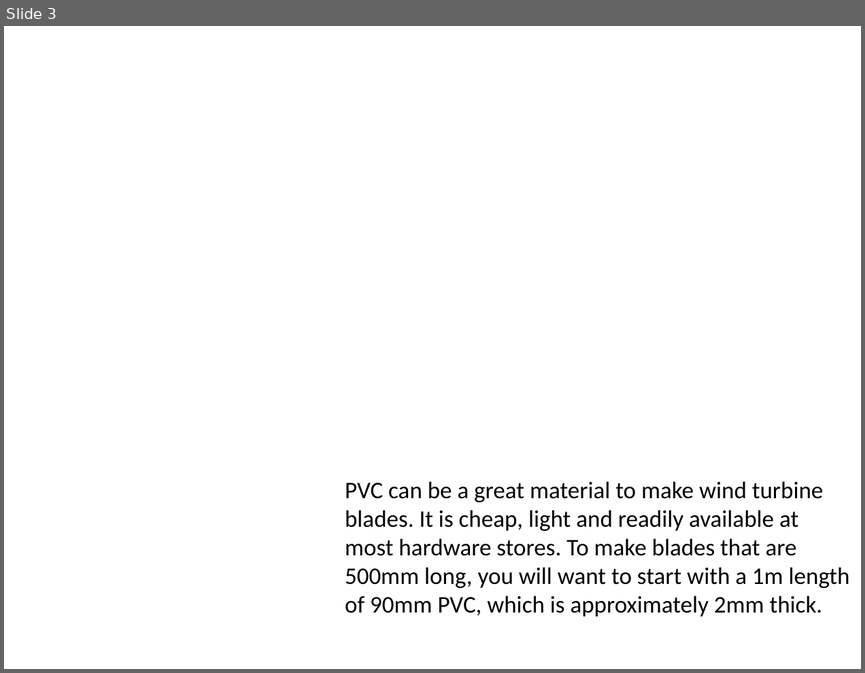
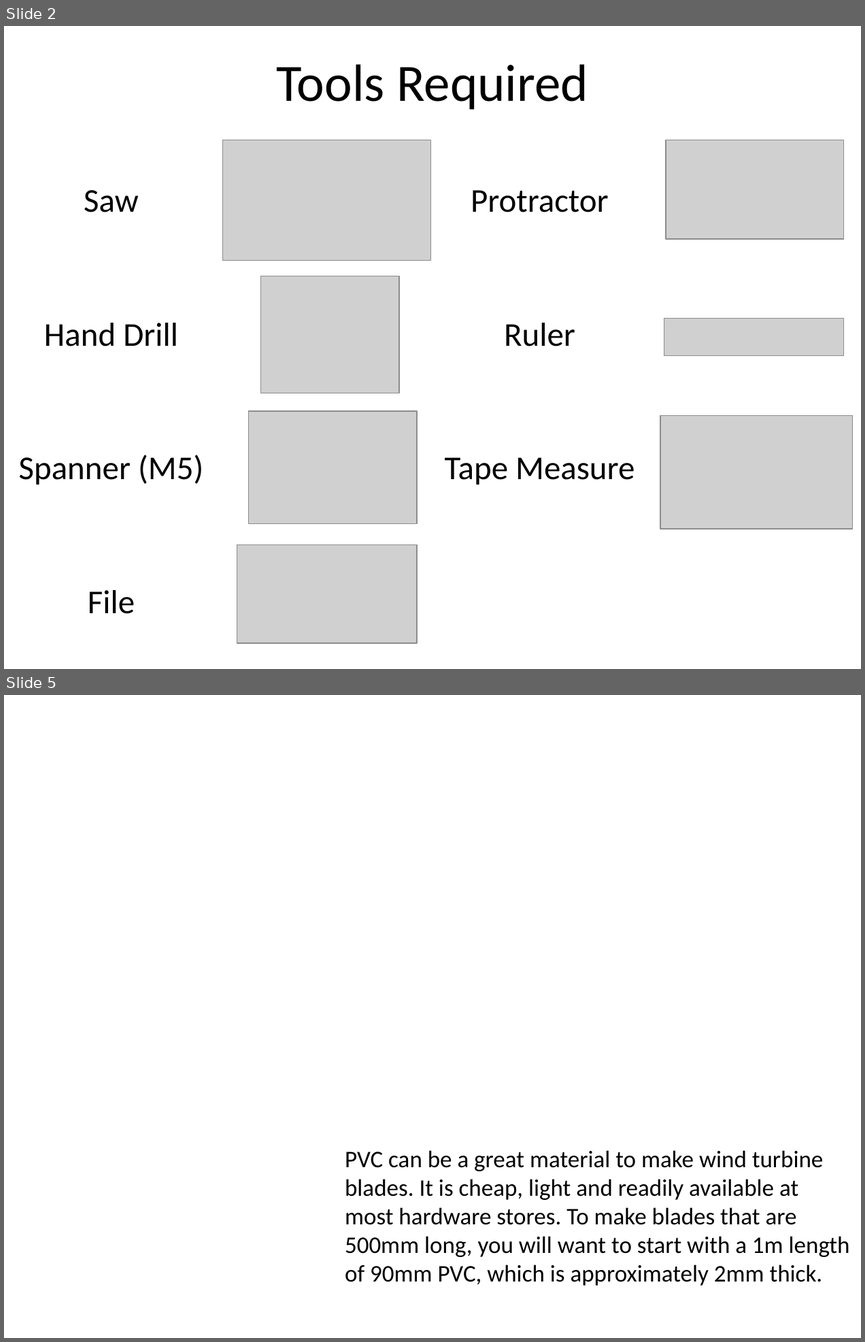
Before and after one commit to localelectricity/Wind-Turbine-Instructions, a slide deck: PVC Blade Instructions.pptx. Shown one above the other, each under a label of ours: slide 3 before the commit, slides 2 and 5 after it; the slides between them are not shown. The pictures are 865x673 and 865x1342 pixels, drawn with LibreOffice and Linux fonts; fonts in the diff are those of the drawing; grey boxes stand for pictures; background and template pictures are left out. Boxes give left, top, right and bottom in pixels: in the first picture for what was removed or moved away, otherwise in the second. Text is boxed around its words. In the diff, an @@ line names an element or a change of style, - is before the commit and + after.

Commit message:
Added clipart and material images

```diff
--- a/PVC Blade Instructions.pptx
+++ b/PVC Blade Instructions.pptx
@@ slide 2 added at [4,26,861,669], background #FFFFFF @@
@@ title added at [276,64,588,110], 44 pt, text #000000 @@
+Tools Required
@@ table added at [4,134,861,669], 4 rows, 4 columns @@
+Saw |  | Protractor | 
+Hand Drill |  | Ruler | 
+Spanner (M5) |  | Tape Measure | 
+File |  |  | 
@@ picture added at [222,140,430,261] @@
@@ picture added at [666,140,844,240] @@
@@ picture added at [260,276,399,393] @@
@@ picture added at [664,318,844,356] @@
@@ picture added at [248,411,417,523] @@
@@ picture added at [660,415,852,528] @@
@@ picture added at [237,544,417,643] @@
@@ what was slide 3 is now slide 5 @@
```
Also in this commit, not shown: 10 slides changed, 3 other slides added, 2 slides removed.
